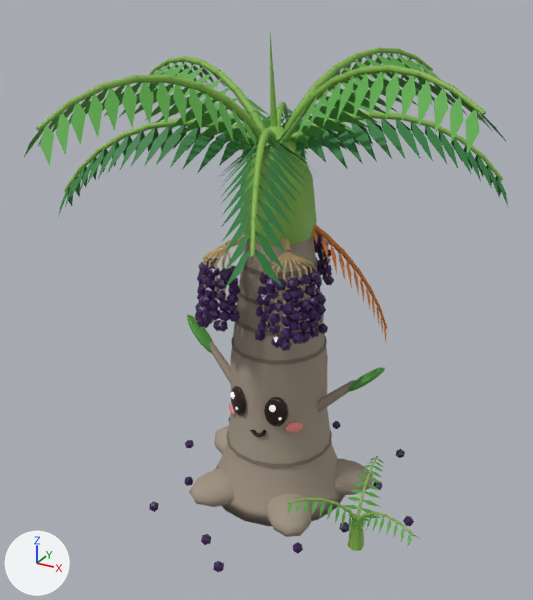
An edit to the glTF model static/modelos/3d-arboles/euterpe-oleracea.glb, drawn before and after from the same camera.
Rendered twice from a 50 mm lens placed at (0.665, -1.272, 1.1), pointed at (-0.024, -0.019, 0.474). Lighting does not change. The marker at lower left points along +X, +Y and +Z. The first picture is the older version. Where no turn or scale is listed for an object, it has been applied to the vertices. Vertices at exactly the same position are counted once.

Objects in the first picture: 'crownshaft', 'dry_frond', 'fallen_berries', 'frond_stems', 'fronds_dark', 'fronds_light', 'fruit_strands', 'fruits', 'sucker_leaves', 'sucker_stem', 'trunk_feet', 'trunk_rings', 'twig', 'twig.001' and 6 more.
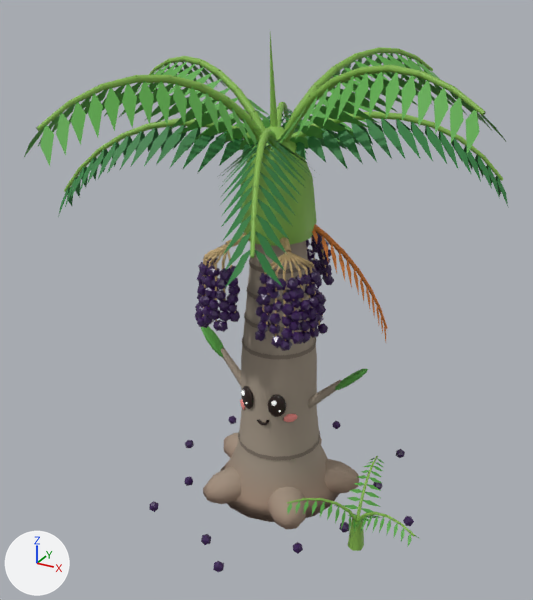
ob_face is not drawn itself; it is the parent of ob_eye_l, ob_eye_r, ob_mouth, ob_cheeks.
ob_arm_l is not drawn itself; it is the parent of ob_twig, ob_leaf_hand.
ob_arm_r is not drawn itself; it is the parent of ob_twig_001, ob_leaf_hand_001.

Diff of the bpy script that builds the scene:
```diff
--- a/static/modelos/3d-arboles/euterpe-oleracea.glb.py
+++ b/static/modelos/3d-arboles/euterpe-oleracea.glb.py
@@ mat_bark @@
 n0 = _N.new('ShaderNodeBsdfPrincipled'); n0.name = 'Principled BSDF'
-n0.inputs[0].default_value = (0.366, 0.305, 0.238, 1.0)  # 'Base Color', beige #a39686
 n0.inputs[2].default_value = 0.85  # 'Roughness'
 n1 = _N.new('ShaderNodeOutputMaterial'); n1.name = 'Material Output'
+n2 = _N.new('ShaderNodeMix'); n2.name = 'Mix'
+n2.data_type = 'RGBA'
+n2.blend_type = 'MULTIPLY'
+n2.inputs[0].default_value = 1.0  # 'Factor'
+n2.inputs[7].default_value = (0.366, 0.305, 0.238, 1.0)  # 'B', beige #a39686
+n3 = _N.new('ShaderNodeVertexColor'); n3.name = 'Color Attribute'
 _L.new(n0.outputs[0], n1.inputs[0])  # 'BSDF' to 'Surface'
+_L.new(n2.outputs[2], n0.inputs[0])  # 'Result' to 'Base Color'
+_L.new(n3.outputs[0], n2.inputs[6])  # 'Color' to 'A'
@@ me_mesh_0 @@
 # used by ob_trunk_feet; location = (0.0, 0.0, 0.005)
-me_mesh_0.from_pydata(...)  # 500 vertices, 952 faces; spans x -0.213..0.212, y -0.186..0.218, z -0.006..0.615
+me_mesh_0.from_pydata(...)  # 500 vertices, 952 faces; spans x -0.182..0.181, y -0.158..0.187, z -0.006..0.615
+# me_mesh_0 part 1: 498 of 500 vertices moved; they spanned x -0.213..0.212, y -0.186..0.218, z -0.006..0.611 and now span x -0.182..0.181, y -0.158..0.187, z -0.006..0.611; mean shift (0.0, 0.0, 0.0); largest move (-0.107, -0.165, 0.054) -> (-0.086, -0.133, 0.055)
+# me_mesh_0 part 2: vertex colours changed
 me_mesh_0.materials.append(mat_bark)
@@ me_mesh_1 @@
 # used by ob_trunk_rings; location = (0.0, 0.0, 0.005)
-me_mesh_1.from_pydata(...)  # 190 vertices, 180 faces; spans x -0.121..0.118, y -0.121..0.121, z 0.123..0.56
+me_mesh_1.from_pydata(...)  # 190 vertices, 180 faces; spans x -0.094..0.092, y -0.095..0.095, z 0.124..0.559
+# me_mesh_1 part 3: the whole mesh is scaled about the mesh origin by (0.78, 0.78, 1)
 me_mesh_1.materials.append(mat_bark_rings)
@@ ob_face @@
 ob_face.parent = ob_body
-ob_face.location = (0.0, 0.0, 0.0)
+ob_face.location = (0.0, 0.0, 0.242)
+ob_face.scale = (0.78, 0.78, 0.78)
@@ ob_arm_l @@
 ob_arm_l.parent = ob_body
-ob_arm_l.location = (-0.44, -0.05, 1.02)
+ob_arm_l.location = (-0.343, -0.039, 1.02)
 ob_arm_l.rotation_euler = (0.0, 0.309, 0.0)  # degrees (0, 18, 0)
+ob_arm_l.scale = (0.9, 0.9, 0.9)
@@ ob_arm_r @@
 ob_arm_r.parent = ob_body
-ob_arm_r.location = (0.44, -0.05, 1.02)
+ob_arm_r.location = (0.343, -0.039, 1.02)
 ob_arm_r.rotation_euler = (0.0, -0.191, 0.0)  # degrees (0, -11, 0)
+ob_arm_r.scale = (0.9, 0.9, 0.9)
```

Where the change shows, as pixel boxes (x1, y1, x2, y2) in the pictures (533 x 600 px; the box of a moved part takes in the faces that stretch with it):
'trunk_feet', recoloured, reshaped (15% narrower): before (189, 235, 373, 537); after (203, 240, 359, 529)
'trunk_rings', rescaled (22% narrower): before (226, 258, 332, 468); after (238, 259, 320, 460)
'twig.001', recoloured, moved, rescaled (10% narrower, 9% shorter): before (317, 380, 355, 412); after (308, 380, 342, 409)
'leaf_hand', moved, rescaled: before (187, 314, 213, 353); after (201, 326, 224, 358)
'eye_R', moved, rescaled (24% narrower, 23% shorter): before (264, 397, 288, 426); after (268, 395, 286, 417)
'leaf_hand.001', moved, rescaled (13% narrower, 12% shorter): before (347, 367, 385, 391); after (335, 369, 368, 390)
'twig', recoloured, moved, rescaled (9% narrower, 7% shorter): before (209, 342, 231, 384); after (221, 347, 241, 386)
'eye_L', moved, rescaled (19% narrower, 23% shorter): before (231, 386, 246, 416); after (242, 386, 254, 409)
'cheeks', moved, rescaled (21% narrower, 23% shorter): before (229, 403, 303, 433); after (240, 399, 298, 422)
'mouth', moved, rescaled: before (250, 430, 266, 437); after (257, 419, 269, 425)
'shine.001', moved, rescaled: before (269, 405, 276, 412); after (271, 400, 277, 406)
'shine', moved, rescaled: before (230, 392, 235, 399); after (241, 390, 245, 396)
part 1 of me_mesh_0, moved or reshaped: before (189, 235, 373, 537); after (203, 240, 359, 529)
